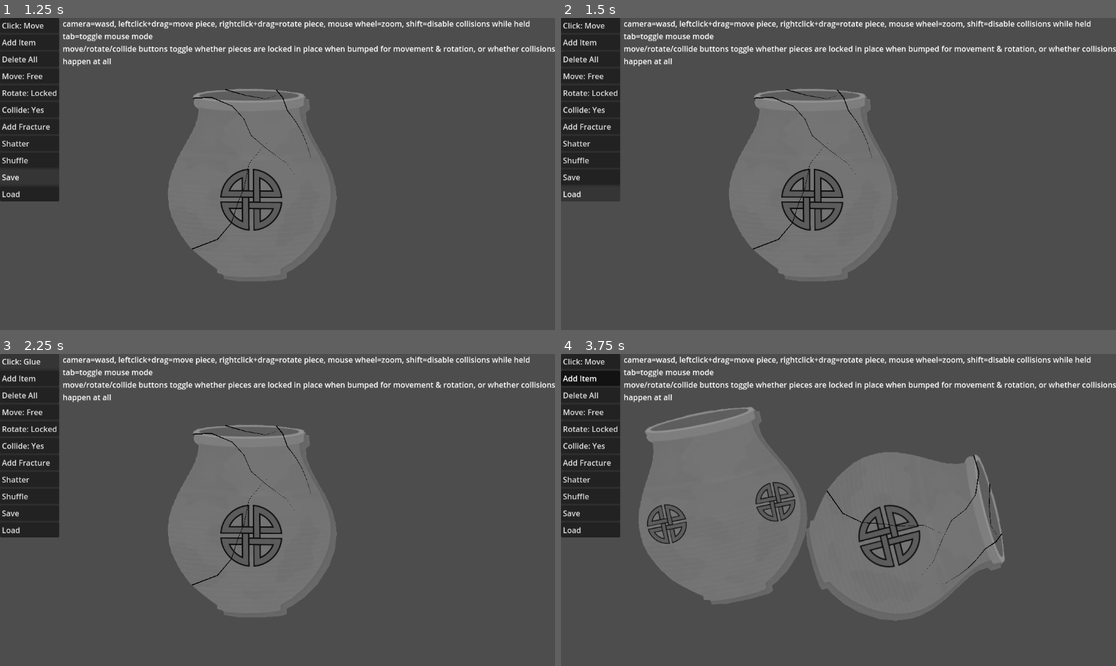
Above: before the commit, frames 1-4 (two rows, left to right).
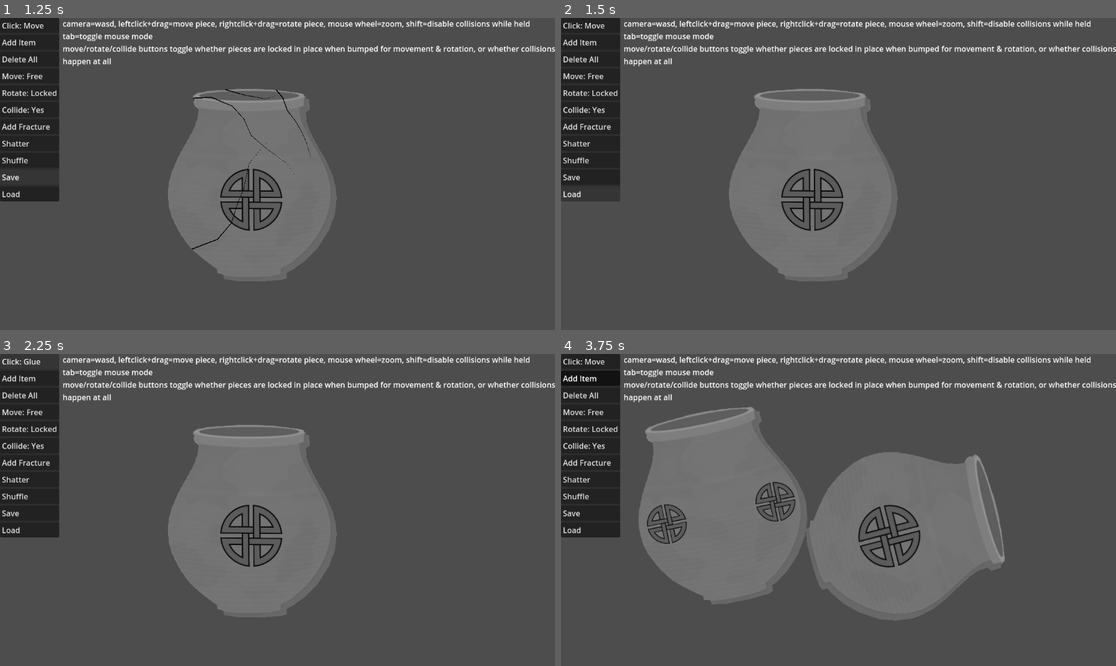
Above: after the commit, the same moments.

Repository: feyrkh/Exploratory
Game: Godot game, scene res://CleaningTable.tscn
Two runs of this game, one before a commit and one after it. Both use one fixed random seed, a clock stepped at 60 frames per second and the inputs below.
Inputs:
- Up to frame 1 (1.25 s): click "Save" at 0.5 s
- Up to frame 2 (1.5 s): click "Load" at 1.25 s
- Up to frame 3 (2.25 s): click "Click: Move" at 2 s
- Up to frame 4 (3.75 s): click "Click: Glue" at 2.75 s; click "Add Item" at 3.5 s

Frame 1 is identical in both runs. In frame 2, 0.2% of the frame differs, in the area x 34-57%, y 22-75%; in frame 3, 0.2%; in frame 4, 0.2%.
Error after the commit: Invalid assignment of property or key 'rotation' with value of type 'Vector2' on a base object of type 'Node2D (ItemScar)'. (res://ItemScar.gd:17)

Commit message:
Glue save/load, fix edge detection for glue at odd rotations,

Diff:
--- a/ArcheologyItem.gd
+++ b/ArcheologyItem.gd
@@ -113,11 +113,7 @@
 	for child in scars.get_children():
 		scar_save_data.append(child.get_save_data())
 	for child in shard_edges.get_children():
-		edge_save_data.append({
-			Fields.POSITION: child.position,
-			Fields.ROTATION: child.rotation,
-			Fields.POLYGON: child.get_save_data()
-		})
+		edge_save_data.append(child.get_save_data())
 	var me_data = {
 		Fields.POSITION: global_position,
 		Fields.ROTATION: global_rotation,
@@ -154,6 +150,9 @@
 	for data in scar_data:
 		var new_scar = ItemScar.load_save_data(data)
 		result.find_child("Scars").add_child(new_scar)
+	for data in edge_data:
+		var new_edge = ItemShardEdge.load_save_data(data)
+		result.find_child("ShardEdges").add_child(new_edge)
 	result.loading = true
 	result.call_deferred("post_load")
 	return result
@@ -171,6 +170,8 @@
 	glue_hashes = null
 	refresh_polygon()
 	loading = false
+	for child in $ShardEdges.get_children():
+		child.loading = false
 
 func _ready():
 	if !loading:
@@ -204,6 +205,7 @@
 		#modulate.a = 0.8
 
 func clone(new_polygon:Array):
+	## TODO: Make this handle cloning glued items
 	var new_scene = load(scene_file_path).instantiate()
 	new_scene.find_child("Polygon2D").texture = visual_polygons[0].texture
 	new_scene.original_area = original_area
@@ -617,10 +619,7 @@
 	for edge in shard_edges.get_children():
 		var intersecting_edges = edge.get_intersecting_edge_lines(circle_center_global, circle_radius)
 		for line in intersecting_edges:
-			line.default_color = Color.GOLD
-			line.texture = null
-			line.z_index = 1
-			line.material = preload("res://shader/ItemShardEdgeLine.tres")
+			ItemShardEdge.convert_to_glue(line, Color.GOLD)
 
 ## Build glue polygons based on the segments near the circle - doesn't work very well
 #func build_glue_polygons(circle_center_global:Vector2, circle_radius:float):
--- a/ItemScar.gd
+++ b/ItemScar.gd
@@ -4,7 +4,7 @@
 var line:Line2D
 
 func get_save_data() -> PackedVector2Array:
-	return line.points
+	return [position, rotation, line.points]
 
 static func load_save_data(save_data) -> ItemScar:
 	var new_item = load("res://ItemScar.tscn").instantiate()
@@ -13,7 +13,9 @@
 	new_item.line = load("res://ItemScarLine.tscn").instantiate()
 	var curve = preload("res://ItemScarLineCurve.tres")
 	new_item.line.width_curve = curve
-	new_item.line.points = save_data
+	new_item.position = save_data[0]
+	new_item.rotation = save_data[1]
+	new_item.line.points = save_data[2]
 	new_item.add_child(new_item.line)
 	return new_item
 
--- a/ItemShardEdge.gd
+++ b/ItemShardEdge.gd
@@ -1,21 +1,43 @@
 extends Node2D
+class_name ItemShardEdge
 
-const GLUE_COLOR_FIELD := 0
-const LINE_DATA_FIELD := 1
+const DEFAULT_COLOR := Color(0.455, 0.192, 0.137)
+var loading := false
 
 func get_save_data():
-	var line_data = []
-	var glue_color = []
+	var lines = []
 	for child in get_children():
 		if child is Line2D:
-			line_data.append(child.points)
+			var entry = [child.points]
 			if child.material != null:
 				# If we have a material, this edge has been converted into glue and we should save its color
-				glue_color.append(child.modulate)
+				entry.append(child.modulate)
 			else:
 				# otherwise we'll use the normal shard edge texture
-				glue_color.append(null)
-	return {LINE_DATA_FIELD: line_data, GLUE_COLOR_FIELD: glue_color}
+				entry.append(null)
+			lines.append(entry)
+	return [position, rotation, lines]
+
+static func load_save_data(save_data) -> ItemShardEdge:
+	var curve = preload("res://ItemShardEdgeLineCurve.tres")
+	var new_item = load("res://ItemShardEdge.tscn").instantiate()
+	new_item.loading = true
+	new_item.position = save_data[0]
+	new_item.rotation = save_data[1]
+	for line_data in save_data[2]:
+		var line = load("res://ItemScarLine.tscn").instantiate()
+		line.width_curve = curve
+		line.points = line_data[0]
+		line.width = 16
+		line.joint_mode = Line2D.LINE_JOINT_ROUND
+		line.texture_mode = Line2D.LINE_TEXTURE_TILE
+		if line_data[1] != null and line_data[1] != DEFAULT_COLOR:
+			convert_to_glue(line, line_data[1])
+		else:
+			line.default_color = DEFAULT_COLOR
+			line.texture = load("res://art/broken_clay.png")
+		new_item.add_child(line)
+	return new_item
 
 func clone():
 	var new_scene = load(scene_file_path).instantiate()
@@ -26,6 +48,8 @@
 	return new_scene
 
 func refresh_edge_path(polygon:PackedVector2Array):
+	if loading:
+		return
 	for child in get_children():
 		var cur_line = PackedVector2Array(child.points)
 		if cur_line.size() == 0:
@@ -44,14 +68,20 @@
 			queue_free()
 
 func get_intersecting_edge_lines(global_circle_center:Vector2, circle_radius:float):
-	var local_circle_center = global_circle_center - global_position
+	#var local_circle_center = global_circle_center - global_position
 	var intersections = []
 	for child in get_children():
-		var pt1 = child.points[0]
+		var pt1 = child.to_global(child.points[0])
 		for i in range(1, child.points.size()):
-			var pt2 = child.points[i]
-			if Geometry2D.segment_intersects_circle(pt1, pt2, local_circle_center, circle_radius) != -1:
+			var pt2 = child.to_global(child.points[i])
+			if Geometry2D.segment_intersects_circle(pt1, pt2, global_circle_center, circle_radius) != -1:
 				intersections.append(child)
 				break
 			pt1 = pt2
 	return intersections
+
+static func convert_to_glue(line:Line2D, color:Color):
+	line.default_color = color
+	line.texture = null
+	line.z_index = 1
+	line.material = preload("res://shader/ItemShardEdgeLine.tres")
--- a/ItemShardEdgeLine.tscn
+++ b/ItemShardEdgeLine.tscn
@@ -1,15 +1,13 @@
 [gd_scene load_steps=4 format=3 uid="uid://yeusf7ot7b4a"]
 
 [ext_resource type="Texture2D" uid="uid://b5ij3m7w65djn" path="res://art/broken_clay.png" id="1_a0b8r"]
+[ext_resource type="Curve" uid="uid://7o4xbqm6k0c0" path="res://ItemShardEdgeLineCurve.tres" id="1_vnein"]
 [ext_resource type="Script" path="res://ItemShardEdge.gd" id="2_5g4ha"]
 
-[sub_resource type="Curve" id="Curve_l5ar3"]
-_data = [Vector2(0, 0.125091), 0.0, 0.0, 0, 0, Vector2(0.490099, 1), 0.0, 0.0, 0, 0, Vector2(0.99798, 0.087052), 0.0, 0.0, 0, 0]
-point_count = 3
-
 [node name="Line2D" type="Line2D"]
+texture_repeat = 1
 width = 16.0
-width_curve = SubResource("Curve_l5ar3")
+width_curve = ExtResource("1_vnein")
 default_color = Color(0.454902, 0.192157, 0.137255, 1)
 texture = ExtResource("1_a0b8r")
 texture_mode = 1
--- /dev/null
+++ b/ItemShardEdgeLineCurve.tres
@@ -0,0 +1,5 @@
+[gd_resource type="Curve" format=3 uid="uid://7o4xbqm6k0c0"]
+
+[resource]
+_data = [Vector2(0, 0.125091), 0.0, 0.0, 0, 0, Vector2(0.490099, 1), 0.0, 0.0, 0, 0, Vector2(0.99798, 0.087052), 0.0, 0.0, 0, 0]
+point_count = 3
